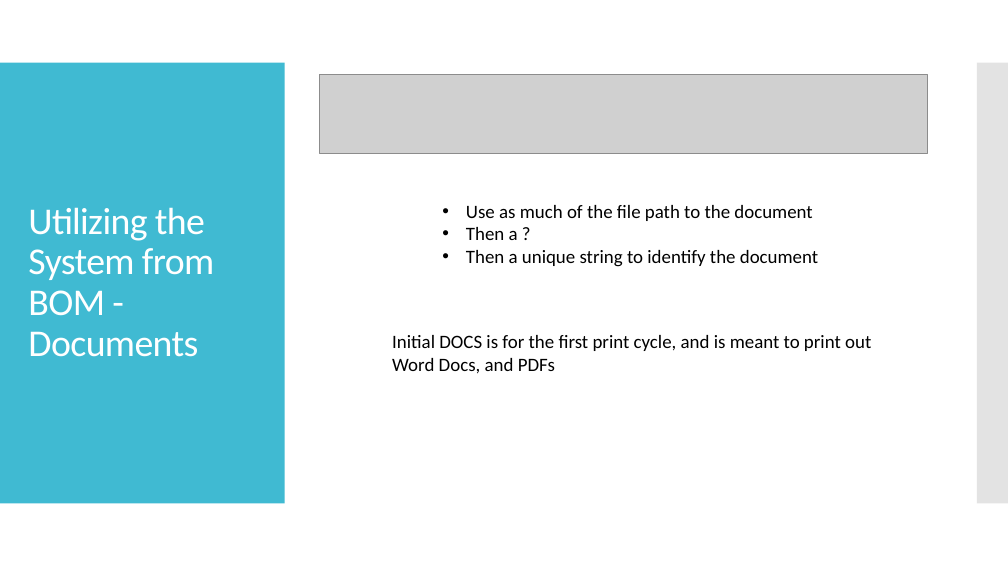
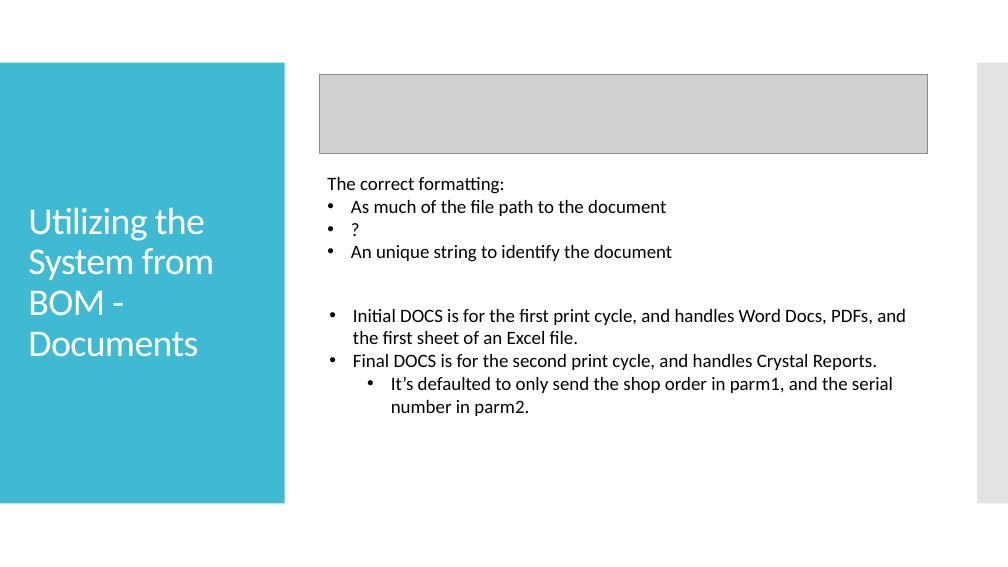
Before and after one commit to pixustechnologies/labelSerialNumberProject, a slide deck: slide 12 of LabelSerialNumberOverview.pptx. Drawn at 1008x567 pixels with LibreOffice and Linux fonts; fonts in the diff are those of the drawing; grey boxes stand for pictures. Boxes give left, top, right and bottom in pixels: in the first picture for what was removed or moved away, otherwise in the second. Text is boxed around its words. In the diff, an @@ line names an element or a change of style, - is before the commit and + after.

```diff
--- a/LabelSerialNumberOverview.pptx
+++ b/LabelSerialNumberOverview.pptx
@@ text at (x1=327, y1=177, x2=672, y2=262): text changed @@
-• Use as much of the file path to the document
-• Then a ?
-• Then a unique string to identify the document
+The correct formatting:
+• As much of the file path to the document
+• ?
+• An unique string to identify the document
@@ text at (x1=353, y1=309, x2=906, y2=416): text changed @@
-Initial DOCS is for the first print cycle, and is meant to print out Word Docs, and PDFs
+• Initial DOCS is for the first print cycle, and handles Word Docs, PDFs, and the first sheet of an Excel file.
+• Final DOCS is for the second print cycle, and handles Crystal Reports.
+  • It’s defaulted to only send the shop order in parm1, and the serial number in parm2.
```
Also in this commit, not shown: 1 other slide changed, 8 other files.
